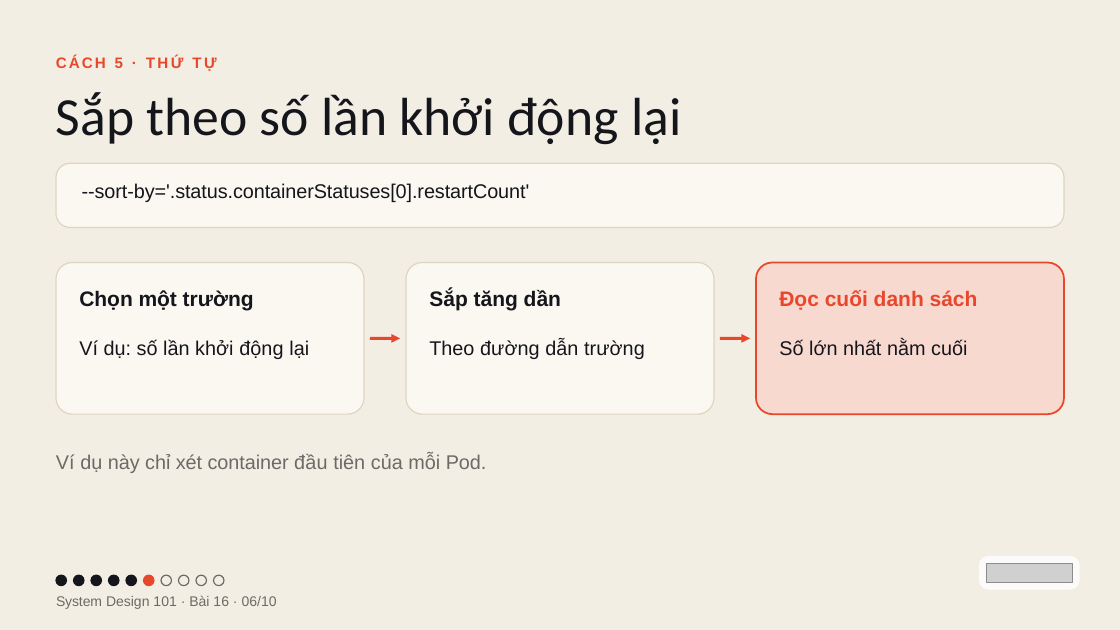
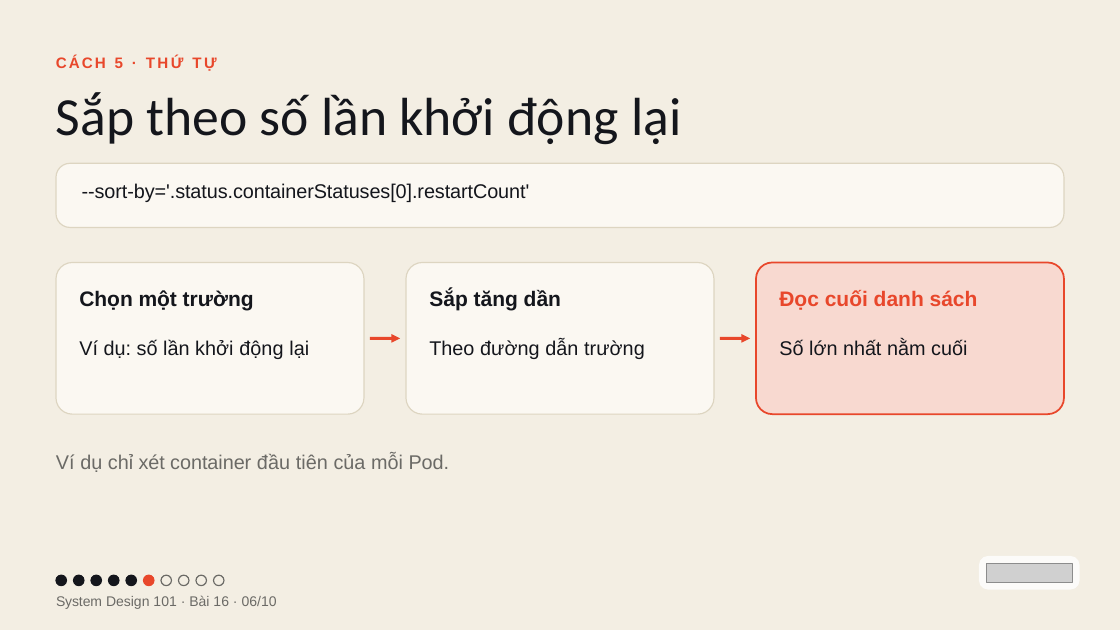
Before and after one commit to vohoailinh90/tool-marketing-studio, a slide deck: slide 6 of system-design-101/vi/lessons/sd-13-016/slides/sd-13-016.pptx. Drawn at 1120x630 pixels with LibreOffice and Linux fonts; fonts in the diff are those of the drawing; grey boxes stand for pictures. Boxes give left, top, right and bottom in pixels: in the first picture for what was removed or moved away, otherwise in the second. Text is boxed around its words. In the diff, an @@ line names an element or a change of style, - is before the commit and + after.

```diff
--- a/system-design-101/vi/lessons/sd-13-016/slides/sd-13-016.pptx
+++ b/system-design-101/vi/lessons/sd-13-016/slides/sd-13-016.pptx
@@ text at box(56, 453, 450, 472): text changed @@
-Ví dụ này chỉ xét container đầu tiên của mỗi Pod.
+Ví dụ chỉ xét container đầu tiên của mỗi Pod.
```
Also in this commit, not shown: 2 other files.
